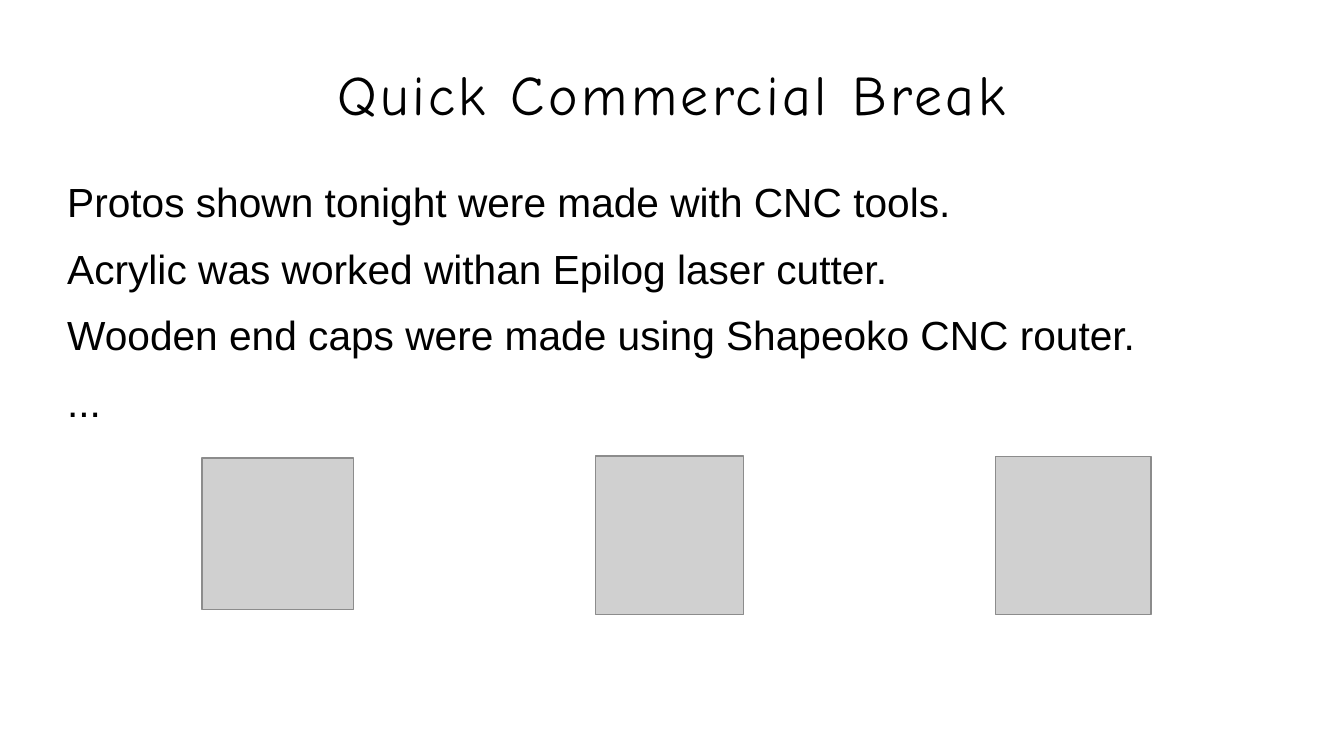
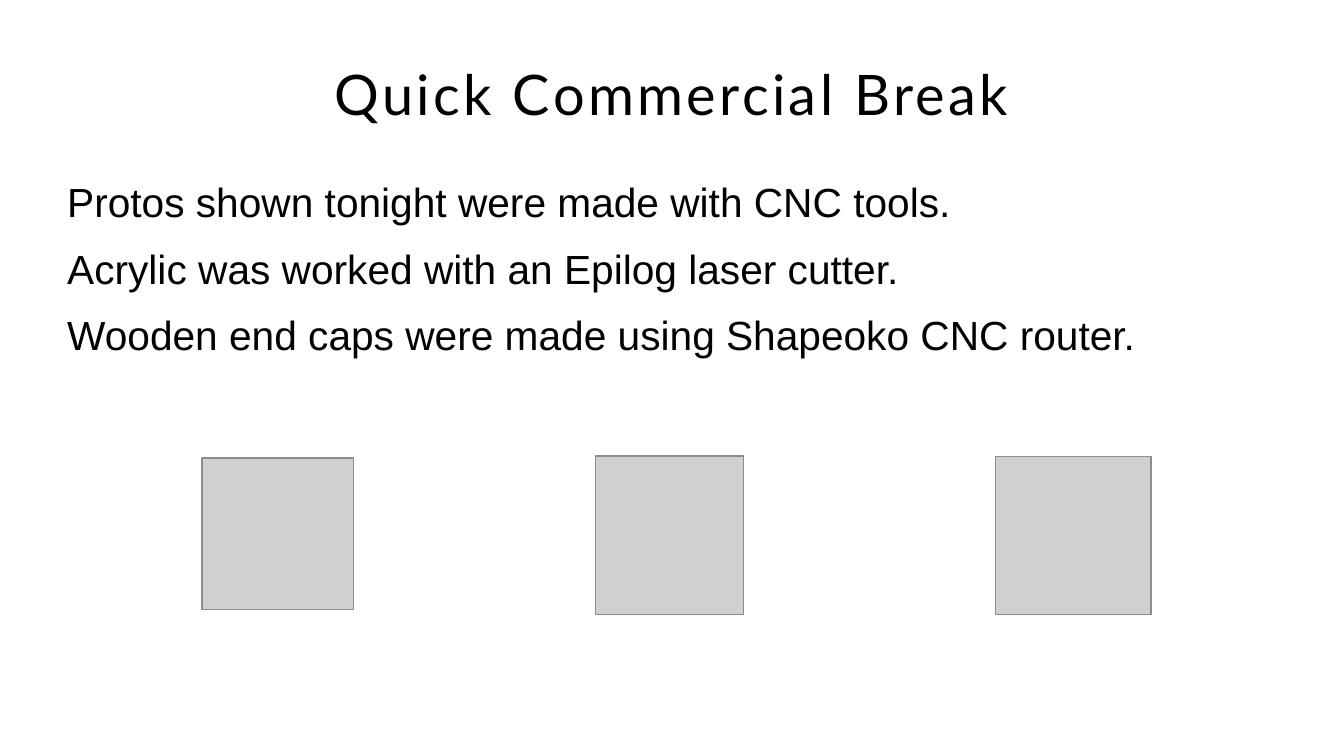
Before and after one commit to Jacquot-SFE/Teensy-synth-platform, a slide deck: slide 19 of presentation/slides/teensy-synthesis.odp (slide 11 before the commit). Drawn at 1344x755 pixels with LibreOffice and Linux fonts; fonts in the diff are those of the drawing; grey boxes stand for pictures; background and template pictures are left out. Boxes give left, top, right and bottom in pixels: in the first picture for what was removed or moved away, otherwise in the second. Text is boxed around its words. In the diff, an @@ line names an element or a change of style, - is before the commit and + after.

```diff
--- a/presentation/slides/teensy-synthesis.odp
+++ b/presentation/slides/teensy-synthesis.odp
@@ title "Quick Commercial Break" at <box>335,73,1008,124</box>: font Comic Neue to Lato @@
@@ text at <box>67,187,1135,358</box>: paragraph removed @@
-...
@@ text at <box>67,254,899,291</box>: spaces changed @@
-Acrylic was worked withan Epilog laser cutter.
+Acrylic was worked with an Epilog laser cutter.
```
Also in this commit, not shown: 27 other slides changed, 1 slide added, 11 other files.
